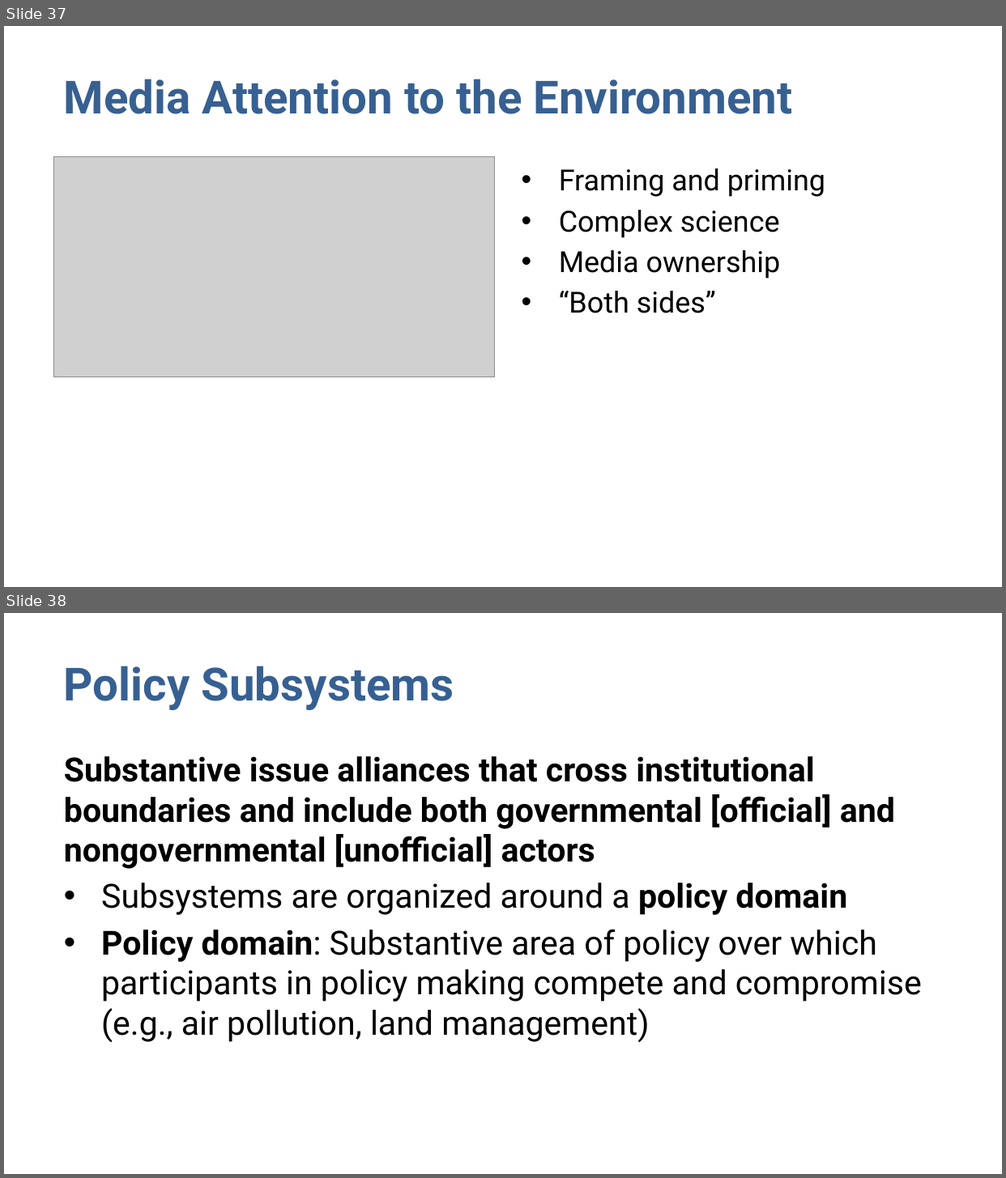
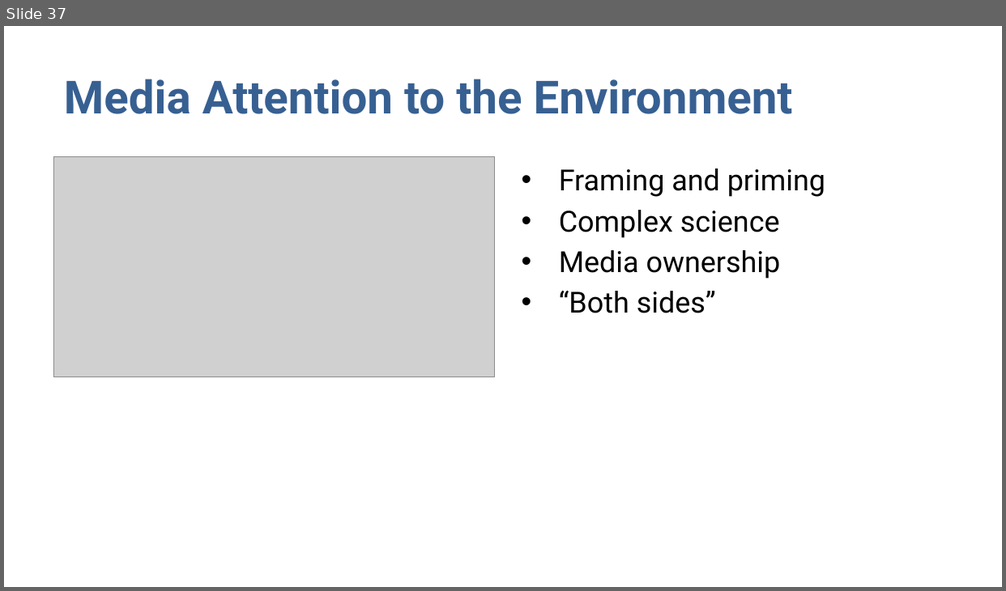
Before and after one commit to mnowlin/poli307, a slide deck: lectures/06-unofficial.pptx. Shown one above the other, each under a label of ours: slides 37 and 38 before the commit, slide 37 after it. The pictures are 1006x1178 and 1006x591 pixels, drawn with LibreOffice and Linux fonts; fonts in the diff are those of the drawing; grey boxes stand for pictures. Boxes give left, top, right and bottom in pixels: in the first picture for what was removed or moved away, otherwise in the second. Text is boxed around its words. In the diff, an @@ line names an element or a change of style, - is before the commit and + after.

```diff
--- a/lectures/06-unofficial.pptx
+++ b/lectures/06-unofficial.pptx
@@ slide 38 removed at <box>4,613,1002,1174</box>, background #FFFFFF @@
@@ title removed at <box>64,666,454,710</box> @@
-Policy Subsystems
@@ text removed at <box>64,756,922,1043</box> @@
-Substantive issue alliances that cross institutional boundaries and include both governmental [official] and nongovernmental [unofficial] actors
-• Subsystems are organized around a policy domain
-• Policy domain: Substantive area of policy over which participants in policy making compete and compromise (e.g., air pollution, land management)
```
Also in this commit, not shown: 1 slide changed, 1 other slide removed, 31 other files.
